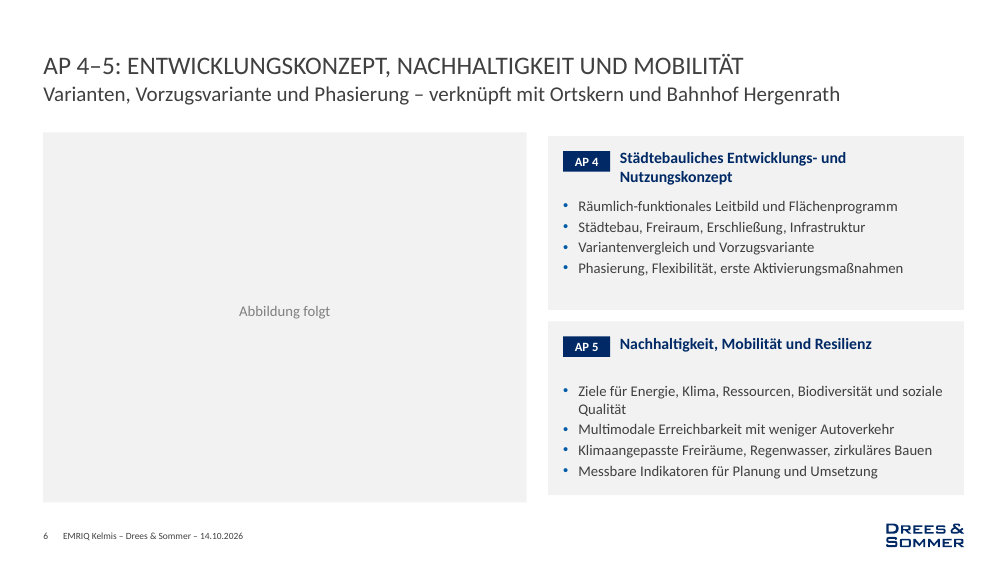
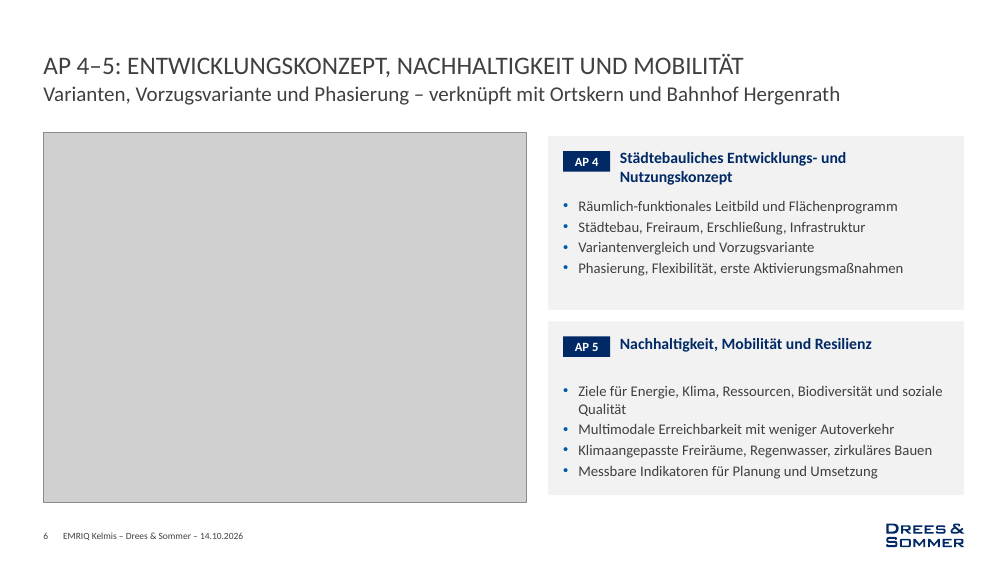
Before and after one commit to blaster1997/Kelmis, a slide deck: slide 6 of export/EMRIQ_Kelmis_Leistungskonzept.pptx. Drawn at 1008x567 pixels with LibreOffice and Linux fonts; fonts in the diff are those of the drawing; grey boxes stand for pictures. Boxes give left, top, right and bottom in pixels: in the first picture for what was removed or moved away, otherwise in the second. Text is boxed around its words. In the diff, an @@ line names an element or a change of style, - is before the commit and + after.

```diff
--- a/export/EMRIQ_Kelmis_Leistungskonzept.pptx
+++ b/export/EMRIQ_Kelmis_Leistungskonzept.pptx
@@ rectangle removed at (43, 132, 527, 503) @@
@@ picture added at (43, 132, 527, 503) @@
@@ text removed at (239, 306, 330, 319) @@
-Abbildung folgt
```
Also in this commit, not shown: 1 other slide changed, 5 other files.
